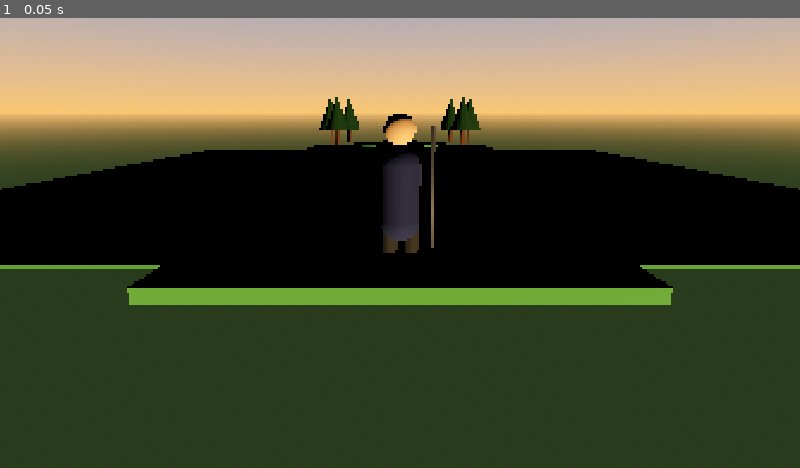
Above: before the commit, frame 1.
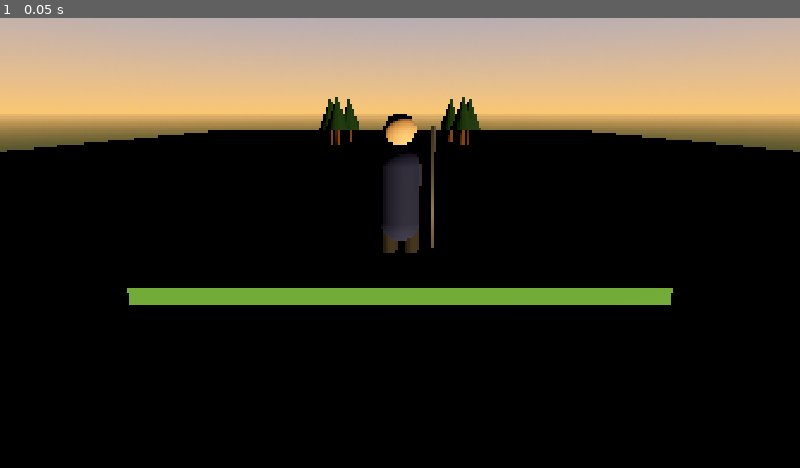
Above: after the commit, the same moment.

Repository: masonwyatt23/mas-golfs
Game: Godot game, scene res://scenes/hole_12.tscn
Same seed, same stepped clock (60 frames per second), same inputs: the game is played once before the commit and once after it.
Inputs:
- Up to frame 1 (0.05 s): no input

The runs differ from the first frame. In frame 1, 44% of the frame differs, in the area x 0-100%, y 24-100%.

Commit message:
Godot Hole 12 v7: ground 240x360 centred z=-160 (near edge in front of camera, far edge to horizon) — fixes the frustum-culling black ground; grass shaded again

Diff:
--- a/godot/scenes/hole_12.tscn
+++ b/godot/scenes/hole_12.tscn
@@ -7,7 +7,6 @@
 albedo_color = Color(0.28, 0.58, 0.28, 1)
 roughness = 0.9
 metallic = 0.0
-shading_mode = 1
 
 [sub_resource type="StandardMaterial3D" id="StandardMaterial3D_2"]
 albedo_color = Color(0.32, 0.62, 0.3, 1)
@@ -75,7 +74,7 @@
 metallic = 0.8
 
 [sub_resource type="BoxMesh" id="BoxMesh_15"]
-size = Vector3(120, 0.4, 120)
+size = Vector3(240, 0.4, 360)
 
 [sub_resource type="BoxMesh" id="BoxMesh_16"]
 size = Vector3(12, 0.4, 10)
@@ -180,7 +179,7 @@
 script = ExtResource("2")
 
 [node name="Ground" type="MeshInstance3D" parent="."]
-transform = Transform3D(1, 0, 0, 0, 1, 0, 0, 0, 1, 0, -0.2, -80)
+transform = Transform3D(1, 0, 0, 0, 1, 0, 0, 0, 1, 0, -0.2, -160)
 mesh = SubResource("BoxMesh_15")
 surface_material_override/0 = SubResource("StandardMaterial3D_1")
 
